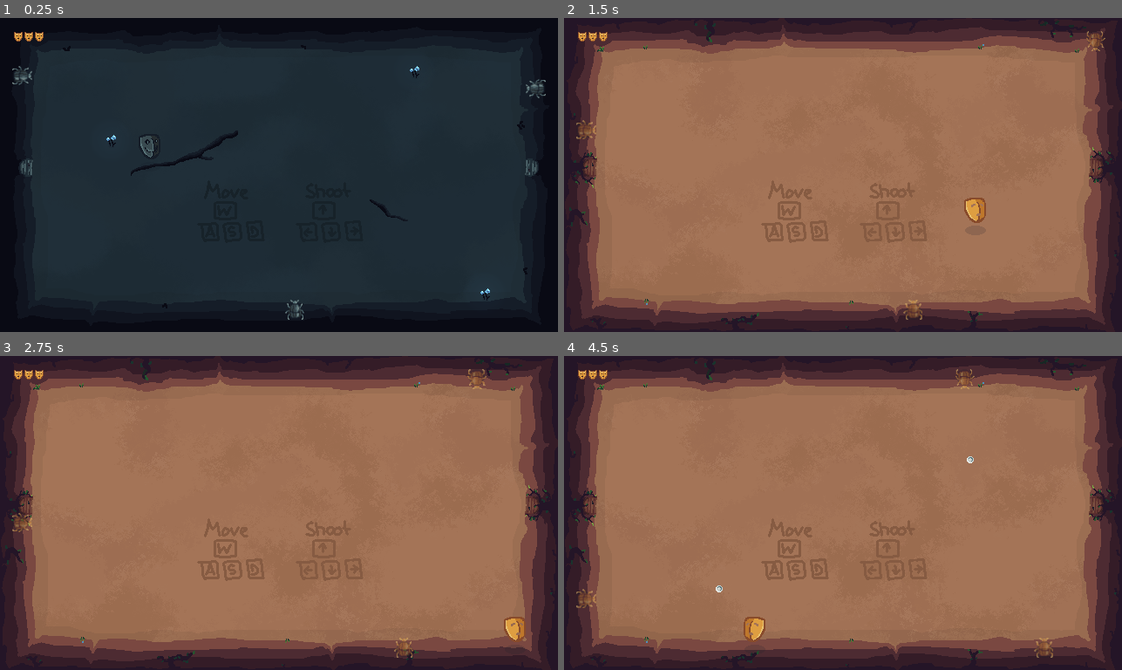
Above: before the commit, frames 1-4 (two rows, left to right).
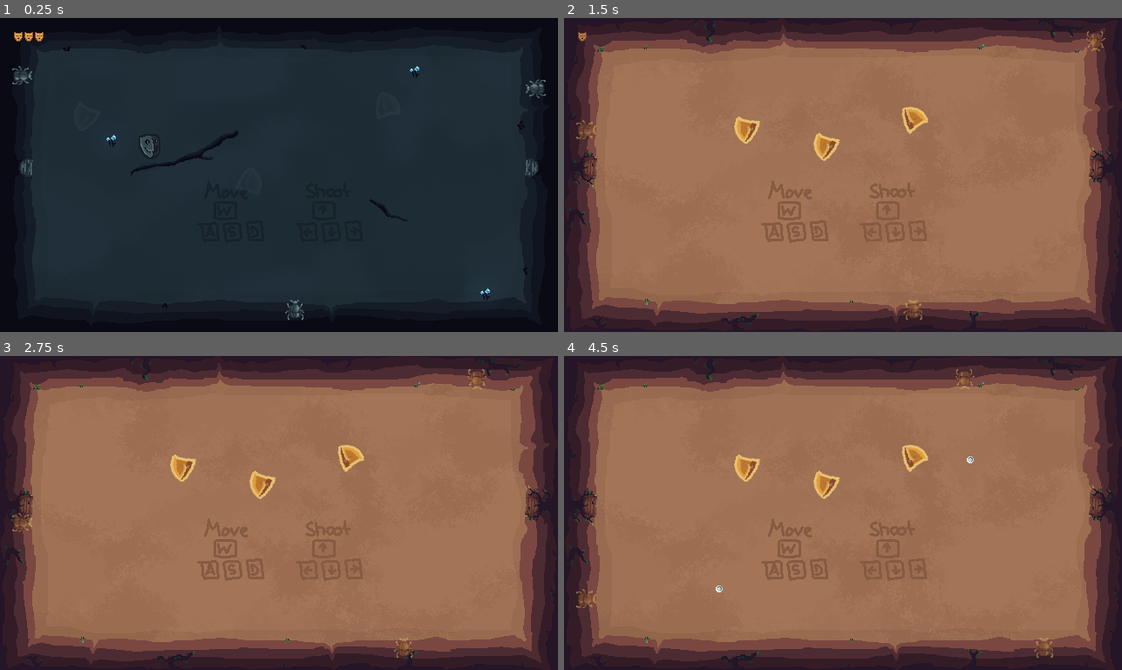
Above: after the commit, the same moments.

Repository: MarcelBlasius/Global-Game-Jam-2026
Game: Godot game, scene res://scenes/main_scene.tscn
Two runs of this game, one before a commit and one after it. Both use one fixed random seed, a clock stepped at 60 frames per second and the inputs below.
Inputs (mouse positions are in pixels of both pictures, inside the frame that each line leads up to):
- Up to frame 1 (0.25 s): no input
- Up to frame 2 (1.5 s): tap Enter at 0.5 s; move the mouse to (965, 159) at 0.52 s; hold D (right) 0.53-1.28 s; tap Shift at 0.6 s; click (965, 159) at 0.67 s; move the mouse to (731, 190) at 1.27 s; hold S (down) from 1.28 s (still down); tap Ctrl at 1.35 s; click (731, 190) at 1.42 s
- Up to frame 3 (2.75 s): move the mouse to (334, 443) at 2.02 s; release S (down) at 2.03 s; hold D (right) from 2.03 s (still down); tap Shift at 2.1 s; click (334, 443) at 2.17 s
- Up to frame 4 (4.5 s): move the mouse to (815, 575) at 2.77 s; release D (right) at 2.78 s; hold Up (shoot up) 2.78-3.53 s; tap Ctrl at 2.85, 4.35 s; click (815, 575) at 2.92 s; move the mouse to (1010, 560) at 3.52 s; hold A (left) from 3.53 s (still down); tap Shift at 3.6 s; click (1010, 560) at 3.67 s; move the mouse to (675, 465) at 4.27 s; click (675, 465) at 4.42 s

The runs differ from the first frame. In frame 2, 1.1% of the frame differs, in the area x 2-76%, y 4-66%; in frame 3, 1.1%; in frame 4, 1.1%.

Commit message:
added spawn of maskPos, added animation curve

Diff:
--- a/spectra/scenes/main_scene.tscn
+++ b/spectra/scenes/main_scene.tscn
@@ -8,8 +8,13 @@
 [ext_resource type="PackedScene" uid="uid://cvq60bc51xilo" path="res://scenes/player.tscn" id="6_4la4h"]
 [ext_resource type="PackedScene" uid="uid://cp8s52c5gtk3a" path="res://scenes/enemies/GreyBeetle.tscn" id="7_c1pb6"]
 [ext_resource type="AudioStream" uid="uid://dt0jv8scmnscu" path="res://ressources/dark_theme.mp3" id="7_c16ls"]
-[ext_resource type="PackedScene" uid="uid://dt2713sbc5xi5" path="res://scenes/silas/game_menu.tscn" id="8_18nlu"]
-[ext_resource type="PackedScene" uid="uid://d1yclyd20cb0r" path="res://scenes/silas/health_bar.tscn" id="10_6wevv"]
+[ext_resource type="PackedScene" path="res://scenes/silas/game_menu.tscn" id="8_18nlu"]
+[ext_resource type="PackedScene" path="res://scenes/silas/health_bar.tscn" id="10_6wevv"]
+
+[sub_resource type="Curve" id="Curve_6wevv"]
+_limits = [0.0, 2.0, 0.0, 1.0]
+_data = [Vector2(0, 0), 0.0, 0.0, 0, 0, Vector2(0.15, 2), -0.07822139, -0.07822139, 0, 0, Vector2(0.3, 0.691), 0.0, 0.0, 0, 0, Vector2(0.4, 1.201), 0.0, 0.0, 0, 0, Vector2(0.5027523, 0.93905675), 1.0541859, 0.0, 0, 0, Vector2(0.57798165, 1.0423955), 0.0, 0.0, 0, 0, Vector2(0.68440366, 0.9803922), 0.0, 0.0, 0, 0, Vector2(0.77614677, 1.0217277), 0.0, 0.0, 0, 0, Vector2(0.89908254, 1.00106), 0.0, 0.0, 0, 0, Vector2(1, 1.00106), 0.0, 0.0, 0, 0]
+point_count = 10
 
 [sub_resource type="ViewportTexture" id="ViewportTexture_aeg00"]
 viewport_path = NodePath("Subview1")
@@ -30,8 +35,7 @@
 light_mask = 3
 visibility_layer = 3
 script = ExtResource("1_ti0ar")
-spawn_enemies = false
-enemy_standard_1 = ExtResource("8_18nlu")
+spawn_curve = SubResource("Curve_6wevv")
 
 [node name="Camera2D" type="Camera2D" parent="." unique_id=941733479]
 offset = Vector2(320, 180)
--- a/spectra/scripts/alpha.gd
+++ b/spectra/scripts/alpha.gd
@@ -1,3 +1,4 @@
+class_name Alpha
 extends MeshInstance2D
 
 class MaskPos:
@@ -26,21 +27,28 @@
 	posVals.resize(arrayMaxLength * arrayElementSize)
 
 	for i in range(arrayMaxLength):
-		posVals[i * arrayElementSize] = posList[i].pos.x
-		posVals[i * arrayElementSize + 1] = posList[i].pos.y
-		posVals[i * arrayElementSize + 2] = posList[i].radius
-		posVals[i * arrayElementSize + 3] = posList[i].worldBit
+		if (i < posList.size()):
+			posVals[i * arrayElementSize] = posList[i].pos.x
+			posVals[i * arrayElementSize + 1] = posList[i].pos.y
+			posVals[i * arrayElementSize + 2] = posList[i].radius
+			posVals[i * arrayElementSize + 3] = posList[i].worldBit
+		else:
+			posVals[i * arrayElementSize] = -1000
+			posVals[i * arrayElementSize + 1] = -1000
+			posVals[i * arrayElementSize + 2] = -1000
+			posVals[i * arrayElementSize + 3] = -1000
 
 	material.set_shader_parameter("posValues", posVals)
 	material.set_shader_parameter("value_count", arrayMaxLength)
 # Called when the node enters the scene tree for the first time.
 func _ready() -> void:
-	posList.resize(arrayMaxLength)
-	for i in range(arrayMaxLength):
-		var pos := MaskPos.new()
-		pos.pos = Vector2(-10000, -10000)
-		pos.radius = -10000
-		posList[i] = pos
+	#posList.resize(arrayMaxLength)
+	#print(posList.size())
+	#for i in range(arrayMaxLength):
+		#var pos := MaskPos.new()
+		#pos.pos = Vector2(-10000, -10000)
+		#pos.radius = -10000
+		#posList[i] = pos
 
 	mat = material as ShaderMaterial
 
--- a/spectra/scripts/manager.gd
+++ b/spectra/scripts/manager.gd
@@ -7,10 +7,10 @@
 @onready var mat := $Combiner.material as ShaderMaterial
 @export var spawn_enemies = true
 
-@export var enemy_standard_1 : PackedScene
+const enemy_standard_1 = preload("res://scenes/enemies/enemy_two_worlds.tscn")
 
 var current_world : int = 1
-@onready var alpha = $AlphaContainer/AlphaView/WorldAlpha/MeshInstance2D
+@onready var alpha = $AlphaContainer/AlphaView/WorldAlpha/MeshInstance2D as Alpha
 @onready var player = $player
 
 func _ready():
@@ -39,23 +39,25 @@
 
 var enemies : Array[Node]
 
+func get_random_pos(offset: int = 40) -> Vector2:
+	var viewport := get_viewport()
+	var size := viewport.get_visible_rect().size
+
+	var pos = Vector2(
+		randf_range(offset, size.x - offset),
+		randf_range(offset, size.y - offset))
+	return pos
+
+
 func spawn_enemy(enemyScene : PackedScene):
 	if !spawn_enemies:
 		return
 	var enemy = enemyScene.instantiate()
 
-	var viewport := get_viewport()
-	var size := viewport.get_visible_rect().size
-	var offset := 40
-
-	var pos := Vector2(
-	randf_range(offset, size.x - offset),
-	randf_range(offset, size.y - offset))
+	var pos := get_random_pos()
 
 	while (pos.distance_to(player.global_position) < 50):
-		pos = Vector2(
-		randf_range(offset, size.x - offset),
-		randf_range(offset, size.y - offset))
+		pos = get_random_pos()
 
 	enemy.global_position = pos
 	#enemy.direction = dir
@@ -68,17 +70,40 @@
 	for i in range(3):
 		spawn_enemy(enemy_standard_1)
 
+	spawn_portal_routine(8)
+
+@export var spawn_curve: Curve
 
 func spawn_portal_routine(time: float):
-	pass #await
+	await get_tree().create_timer(time).timeout
+	#var timer = Timer.new()#
+	var pos = get_random_pos(150)
+	var maskPos := Alpha.MaskPos.new()
+	maskPos.pos = pos
+	maskPos.radius = 0
+	maskPos.worldBit = 0
+	alpha.posList.append(maskPos)
+	animate_portal_spawn_routine(maskPos, 50)
+
+func animate_portal_spawn_routine(mask : Alpha.MaskPos, radius: float):
+	var current_mills = Time.get_ticks_msec()
+	var animLength = 7.0 * 1000
+	while (Time.get_ticks_msec() - current_mills < animLength):
+		var t = (Time.get_ticks_msec() - current_mills) / (animLength)
+		var y = spawn_curve.sample(t)
+		mask.radius = radius * y
+		await get_tree().process_frame
+	mask.radius = radius
+
 
 func remove_enemy(enemy: Node):
 	enemies.erase(enemy)
 	if (enemies.size() == 0):
 		end_round()
 
-#func _process(_delta: float):
-	#print_debug($AlphaContainer/AlphaView.get_world(get_viewport().get_mouse_position()))
+func _process(_delta: float):
+	#print_debug(await $AlphaContainer/AlphaView.get_world(get_viewport().get_mouse_position()))
+	pass
 	#if (vp_alpha):
 		#await RenderingServer.frame_post_draw
 		#mat.set_shader_parameter("tex_alpha", vp_alpha.get_texture())
